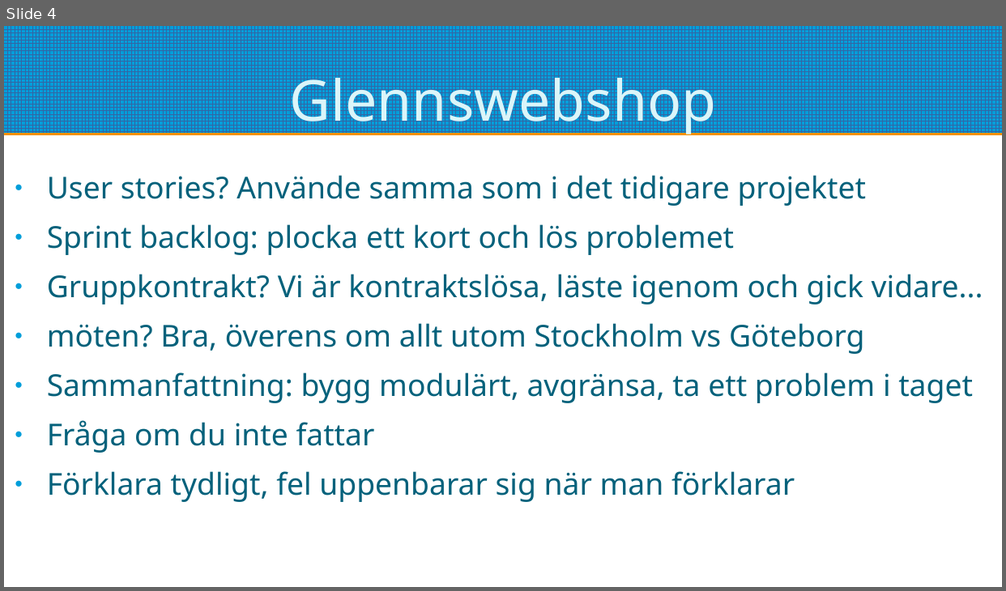
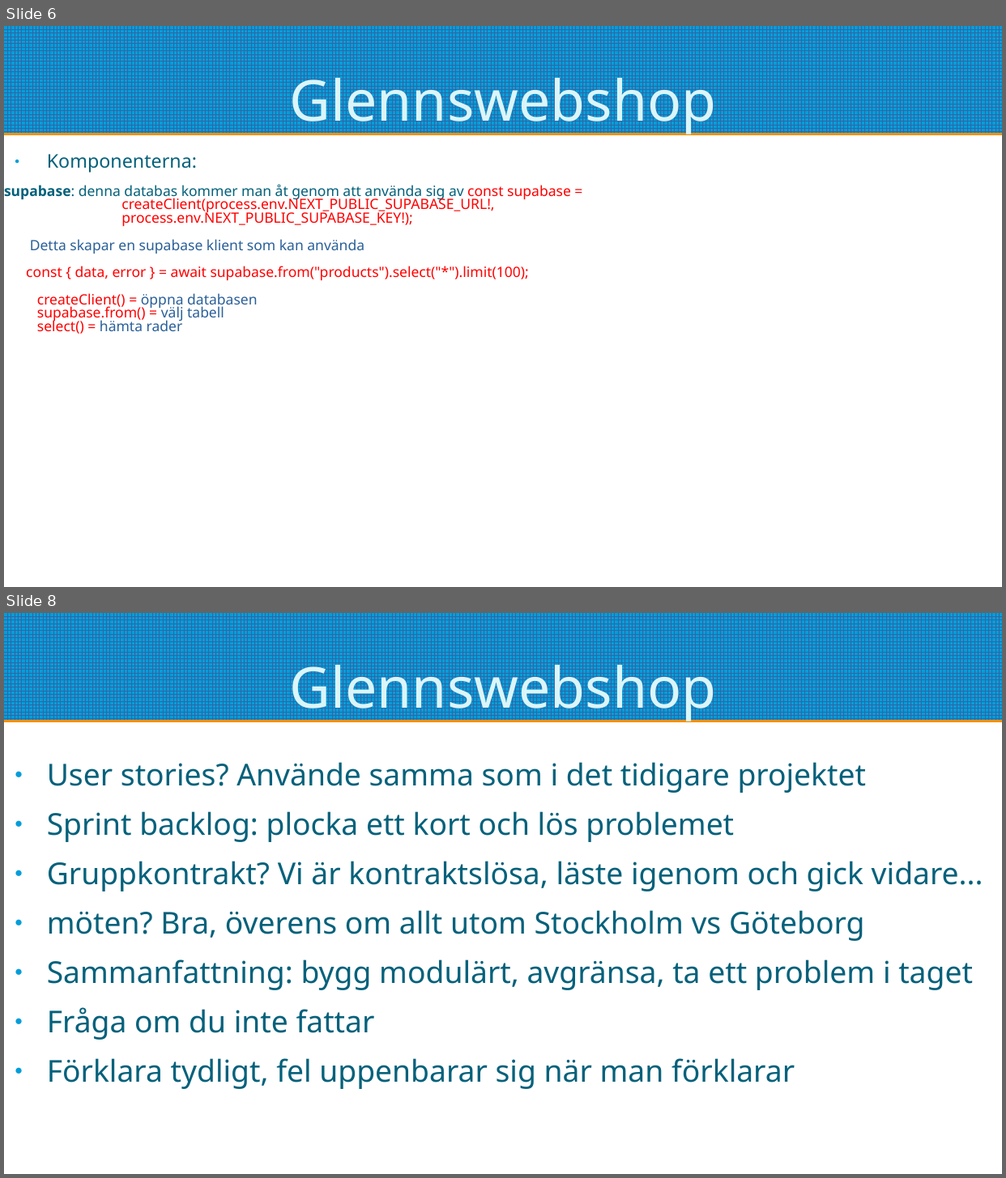
Before and after one commit to pontusOlssonGit/glenns-webshop, a slide deck: redovisning.odp. Shown one above the other, each under a label of ours: slide 4 before the commit, slides 6 and 8 after it; the slides between them are not shown. The pictures are 1006x591 and 1006x1178 pixels, drawn with LibreOffice and Linux fonts; fonts in the diff are those of the drawing. Boxes give left, top, right and bottom in pixels: in the first picture for what was removed or moved away, otherwise in the second. Text is boxed around its words. In the diff, an @@ line names an element or a change of style, - is before the commit and + after.

```diff
--- a/redovisning.odp
+++ b/redovisning.odp
@@ slide 6 added at bbox=[4, 26, 1002, 587], background #FFFFFF; not listed: 1 template element that a slide beside it also shows @@
@@ title added at bbox=[289, 68, 716, 135], 45 pt, text #DBF5F9 @@
+Glennswebshop
@@ text added at bbox=[4, 154, 571, 334], 11.2 pt, text #FF0000 @@
+● Komponenterna:
+supabase: denna databas kommer man åt genom att använda sig av const supabase =
+createClient(process.env.NEXT_PUBLIC_SUPABASE_URL!,
+process.env.NEXT_PUBLIC_SUPABASE_KEY!);
+Detta skapar en supabase klient som kan använda
+const { data, error } = await supabase.from("products").select("*").limit(100);
+createClient() = öppna databasen
+supabase.from() = välj tabell
+select() = hämta rader
@@ what was slide 4 is now slide 8 @@
```
Also in this commit, not shown: 3 slides changed, 3 other slides added, 3 other files.
